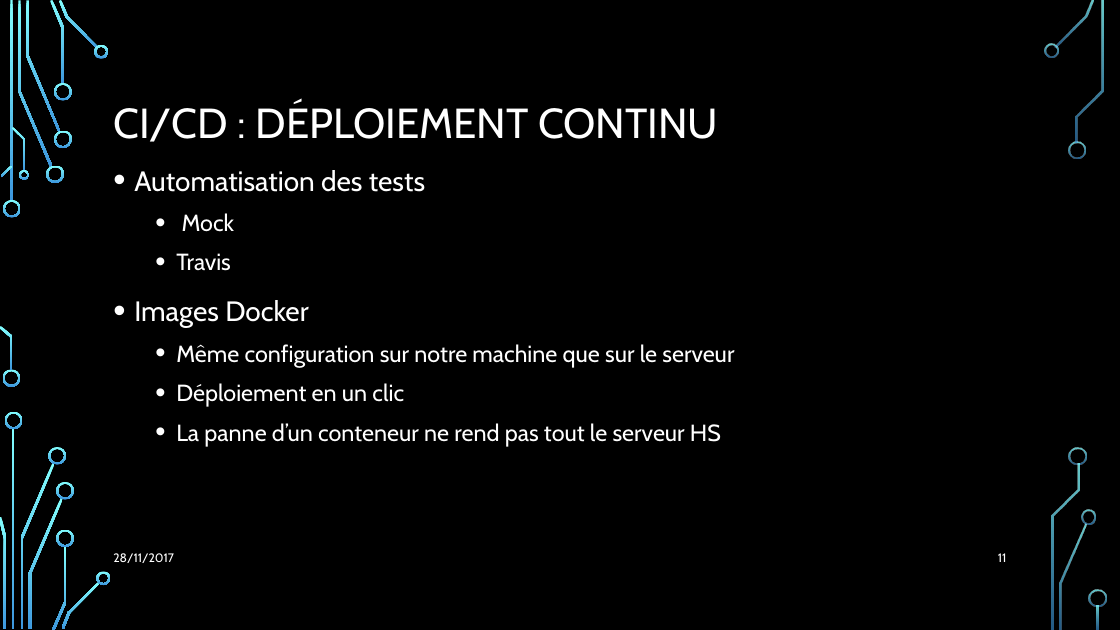
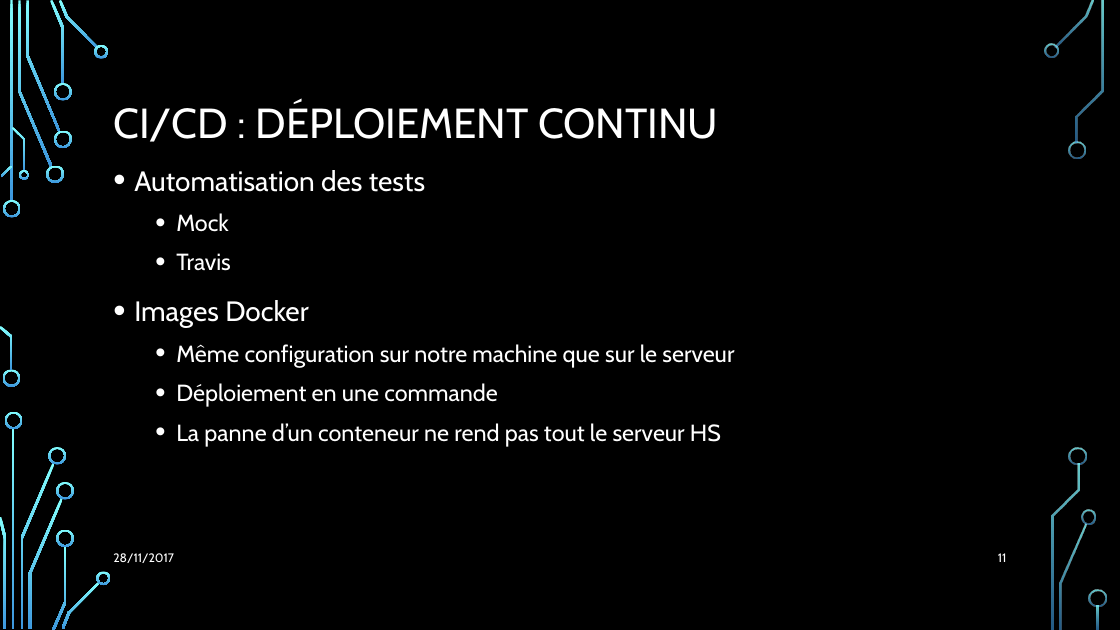
Before and after one commit to Julienbtn/cloud-project-equipe-7, a slide deck: slide 11 of Presentation Cloud.pptx. Drawn at 1120x630 pixels with LibreOffice and Linux fonts; fonts in the diff are those of the drawing; background and template pictures are left out. Boxes give left, top, right and bottom in pixels: in the first picture for what was removed or moved away, otherwise in the second. Text is boxed around its words. In the diff, an @@ line names an element or a change of style, - is before the commit and + after.

```diff
--- a/Presentation Cloud.pptx
+++ b/Presentation Cloud.pptx
@@ text at bbox=[176, 383, 497, 407]: text changed @@
-  • Déploiement en un clic
+  • Déploiement en une commande
```
Also in this commit, not shown: 10 other slides changed.
